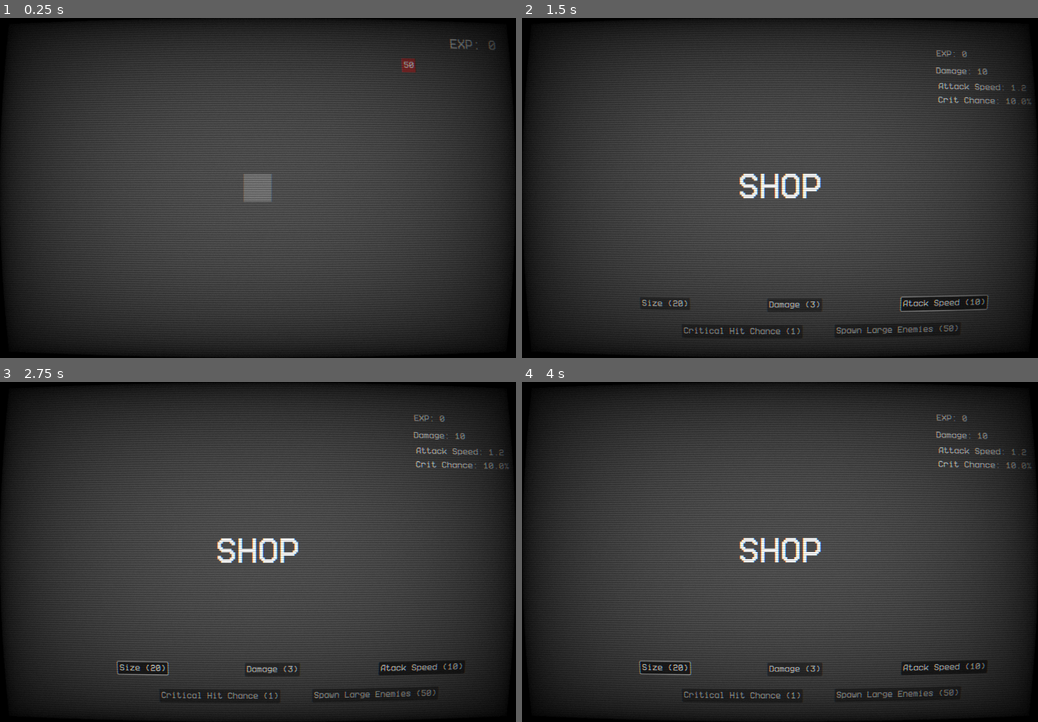
Above: before the commit, frames 1-4 (two rows, left to right).
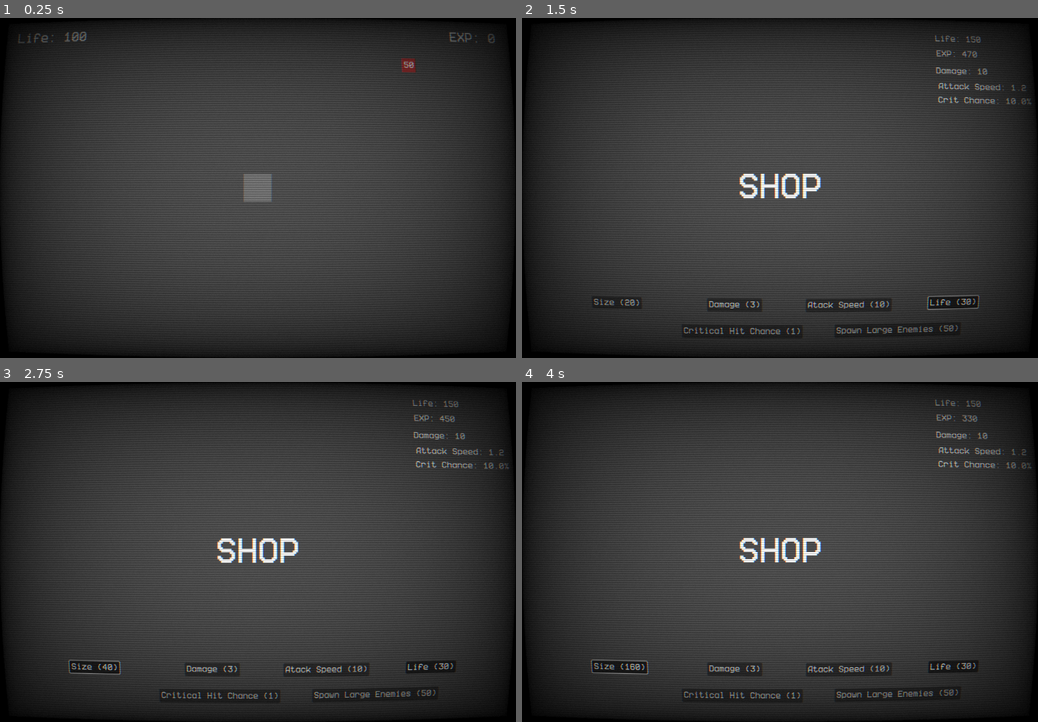
Above: after the commit, the same moments.

Repository: mihai-molnar/clicker-game
Game: Godot game, scene res://scenes/game.tscn
Same seed, same stepped clock (60 frames per second), same inputs: the game is played once before the commit and once after it.
Inputs (mouse positions are in pixels of both pictures, inside the frame that each line leads up to):
- Up to frame 1 (0.25 s): no input
- Up to frame 2 (1.5 s): move the mouse to (893, 171) at 0.52 s; tap C (Shop) at 0.6, 0.77, 1.07 s; click (955, 303) at 1.25 s, where only the run after the commit has a clickable "Life (30)"
- Up to frame 3 (2.75 s): click "Size (20)" at 2 s
- Up to frame 4 (4 s): click "Size (20)" (after the commit: "Size (40)") at 2.75 s; click "Size (20)" (after the commit: "Size (80)") at 3.5 s

The runs differ from the first frame. In frame 1, 0.3% of the frame differs, in the area x 3-97%, y 3-10%; in frame 2, 1.3%; in frame 3, 1.6%, in the area x 13-91%, y 5-87%; in frame 4, 1.6%.

Commit message:
added extend life in the shop

Diff:
--- a/Global.gd
+++ b/Global.gd
@@ -6,9 +6,12 @@
 var attack_speed: float = 1.2
 var large_enemies: bool = false
 var crit_chance: float = 0.1
+var static_player_life = 100
+var player_life = 100
 
 var damage_cost = 3
 var attack_speed_cost = 10
 var size_cost = 20
 var large_enemies_cost = 50
 var crit_chance_cost = 1
+var life_cost = 30
--- a/scenes/game.gd
+++ b/scenes/game.gd
@@ -1,14 +1,18 @@
 extends Node2D
 
 var small_enemy_scene = preload("res://scenes/enemy.tscn")
+var local_life = Global.player_life
 
 func _ready():
+	local_life = Global.player_life
 	Input.mouse_mode = Input.MOUSE_MODE_HIDDEN
 	$Control/XPLabel.text = "EXP: " + str(Global.xp)
+	$Control/PlayerLifeLabel.text = "Life: " + str(Global.player_life)
 	spawn_enemy("sm")
 
 func _process(_delta):
 	if Input.is_action_just_pressed("Shop"):
+		Global.player_life = local_life
 		get_tree().change_scene_to_file("res://scenes/shop.tscn")
 
 func spawn_enemy(variant):
@@ -23,6 +27,17 @@
 	enemy.enemy_died.connect(_on_enemy_died)
 	$Entities.add_child(enemy)
 
+func decreasePlayerLife(val: int):
+	if Global.player_life > 0:
+		Global.player_life -= val
+	$Control/PlayerLifeLabel.text = "Life: " + str(Global.player_life)
+	if Global.player_life <= 0:
+		handlePlayerDeath()
+
+func handlePlayerDeath():
+	Global.player_life = local_life
+	get_tree().change_scene_to_file("res://scenes/shop.tscn")
+
 func _on_enemy_spawn_timer_timeout():
 	spawn_enemy("sm")
 
@@ -33,3 +48,6 @@
 func _on_large_enemy_spawner_timeout():
 	if Global.large_enemies:
 		spawn_enemy("lg")
+
+func _on_player_deccrease_player_life(val):
+	decreasePlayerLife(val)
--- a/scenes/game.tscn
+++ b/scenes/game.tscn
@@ -37,8 +37,8 @@
 anchors_preset = 1
 anchor_left = 1.0
 anchor_right = 1.0
-offset_left = 1110.0
-offset_top = 39.0
+offset_left = 25.0
+offset_top = 23.0
 offset_right = 1150.0
 offset_bottom = 79.0
 grow_horizontal = 0
@@ -57,6 +57,14 @@
 theme_override_font_sizes/font_size = 24
 text = "XP: 0"
 
+[node name="PlayerLifeLabel" type="Label" parent="Control"]
+layout_mode = 1
+offset_right = 40.0
+offset_bottom = 23.0
+theme_override_fonts/font = ExtResource("3_lnu2h")
+theme_override_font_sizes/font_size = 24
+text = "Life: 100"
+
 [node name="CanvasLayer" type="CanvasLayer" parent="."]
 layer = 100
 
@@ -68,5 +76,6 @@
 grow_horizontal = 2
 grow_vertical = 2
 
+[connection signal="deccrease_player_life" from="Entities/Player" to="." method="_on_player_deccrease_player_life"]
 [connection signal="timeout" from="EnemySpawnTimer" to="." method="_on_enemy_spawn_timer_timeout"]
 [connection signal="timeout" from="LargeEnemySpawner" to="." method="_on_large_enemy_spawner_timeout"]
--- a/scenes/player.gd
+++ b/scenes/player.gd
@@ -1,6 +1,7 @@
 extends CharacterBody2D
 
 var enemies: Array = []
+signal deccrease_player_life(val)
 
 func _ready():
 	$Sprite2D.modulate.a = 0.2
@@ -18,6 +19,7 @@
 
 func _on_shoot_timer_timeout():
 	flash()
+	deccrease_player_life.emit(5)
 	var rand = randf_range(0, 1);
 	var crit = 1
 	if rand <= Global.crit_chance:
--- a/scenes/shop.gd
+++ b/scenes/shop.gd
@@ -5,7 +5,7 @@
 const MAX_CRIT_CHANCE = 1.0
 
 func _ready():
-	#Global.xp = 500 #remove this
+	Global.xp = 500 #remove this
 	Input.mouse_mode = Input.MOUSE_MODE_VISIBLE
 	set_button_labels()
 	set_stats_labels()
@@ -19,12 +19,14 @@
 		set_button_disabled($Buttons/CritChance)
 
 func set_stats_labels():
+	$Stats/Life.text = "Life: " + str(Global.player_life)
 	$Stats/XP.text = "EXP: " + str(Global.xp)
 	$Stats/DamageLabel.text = "Damage: " + str(Global.damage)
 	$Stats/AttackSpeedLabel.text = "Attack Speed: " + str(Global.attack_speed)
 	$Stats/CritChanceLabel.text = "Crit Chance: " + str(Global.crit_chance * 100) + "%"
 
 func set_button_labels():
+	$Buttons/Life.text = "Life (" + str(Global.life_cost) +")"
 	$Buttons/Size.text = "Size (" + str(Global.size_cost) + ")"
 	$Buttons/Damage.text = "Damage (" +str(Global.damage_cost) + ")"
 	$Buttons/AttackSpeed.text = "Atack Speed (" + str(Global.attack_speed_cost) + ")"
@@ -95,3 +97,11 @@
 		adjust_xp_label()
 	if Global.crit_chance >= MAX_CRIT_CHANCE:
 		set_button_disabled($Buttons/CritChance)
+
+func _on_life_toggled(_toggled_on):
+	if Global.xp >= Global.life_cost:
+		Global.player_life += 50
+		Global.xp -= Global.life_cost
+		Global.life_cost = increment_cost(Global.life_cost)
+		$Stats/Life.text = "Life: " + str(Global.player_life)
+		adjust_xp_label()
--- a/scenes/shop.tscn
+++ b/scenes/shop.tscn
@@ -73,6 +73,15 @@
 theme_override_fonts/font = ExtResource("2_xfvoa")
 text = "Crit Chance"
 
+[node name="Life" type="Label" parent="Stats"]
+layout_mode = 0
+offset_left = 955.0
+offset_top = 33.0
+offset_right = 995.0
+offset_bottom = 56.0
+theme_override_fonts/font = ExtResource("2_xfvoa")
+text = "Life: 100"
+
 [node name="Title" type="Label" parent="."]
 layout_mode = 1
 anchors_preset = 8
@@ -103,8 +112,8 @@
 
 [node name="Size" type="Button" parent="Buttons"]
 layout_mode = 0
-offset_left = 264.0
-offset_right = 356.0
+offset_left = 152.0
+offset_right = 244.0
 offset_bottom = 28.0
 theme_override_fonts/font = ExtResource("2_xfvoa")
 toggle_mode = true
@@ -112,8 +121,8 @@
 
 [node name="Damage" type="Button" parent="Buttons"]
 layout_mode = 0
-offset_left = 560.0
-offset_right = 640.0
+offset_left = 420.0
+offset_right = 500.0
 offset_bottom = 31.0
 theme_override_fonts/font = ExtResource("2_xfvoa")
 toggle_mode = true
@@ -121,12 +130,22 @@
 
 [node name="AttackSpeed" type="Button" parent="Buttons"]
 layout_mode = 0
-offset_left = 872.0
-offset_right = 1024.0
-offset_bottom = 31.0
+offset_left = 650.0
+offset_top = 1.0
+offset_right = 802.0
+offset_bottom = 32.0
 theme_override_fonts/font = ExtResource("2_xfvoa")
 toggle_mode = true
 text = "Attack Speed"
+
+[node name="Life" type="Button" parent="Buttons"]
+layout_mode = 0
+offset_left = 935.0
+offset_right = 991.0
+offset_bottom = 28.0
+theme_override_fonts/font = ExtResource("2_xfvoa")
+toggle_mode = true
+text = "Life"
 
 [node name="LargeEnemies" type="Button" parent="Buttons"]
 layout_mode = 0
@@ -163,5 +182,6 @@
 [connection signal="toggled" from="Buttons/Size" to="." method="_on_size_toggled"]
 [connection signal="toggled" from="Buttons/Damage" to="." method="_on_damage_toggled"]
 [connection signal="toggled" from="Buttons/AttackSpeed" to="." method="_on_attack_speed_toggled"]
+[connection signal="toggled" from="Buttons/Life" to="." method="_on_life_toggled"]
 [connection signal="toggled" from="Buttons/LargeEnemies" to="." method="_on_large_enemies_toggled"]
 [connection signal="toggled" from="Buttons/CritChance" to="." method="_on_crit_chance_toggled"]
